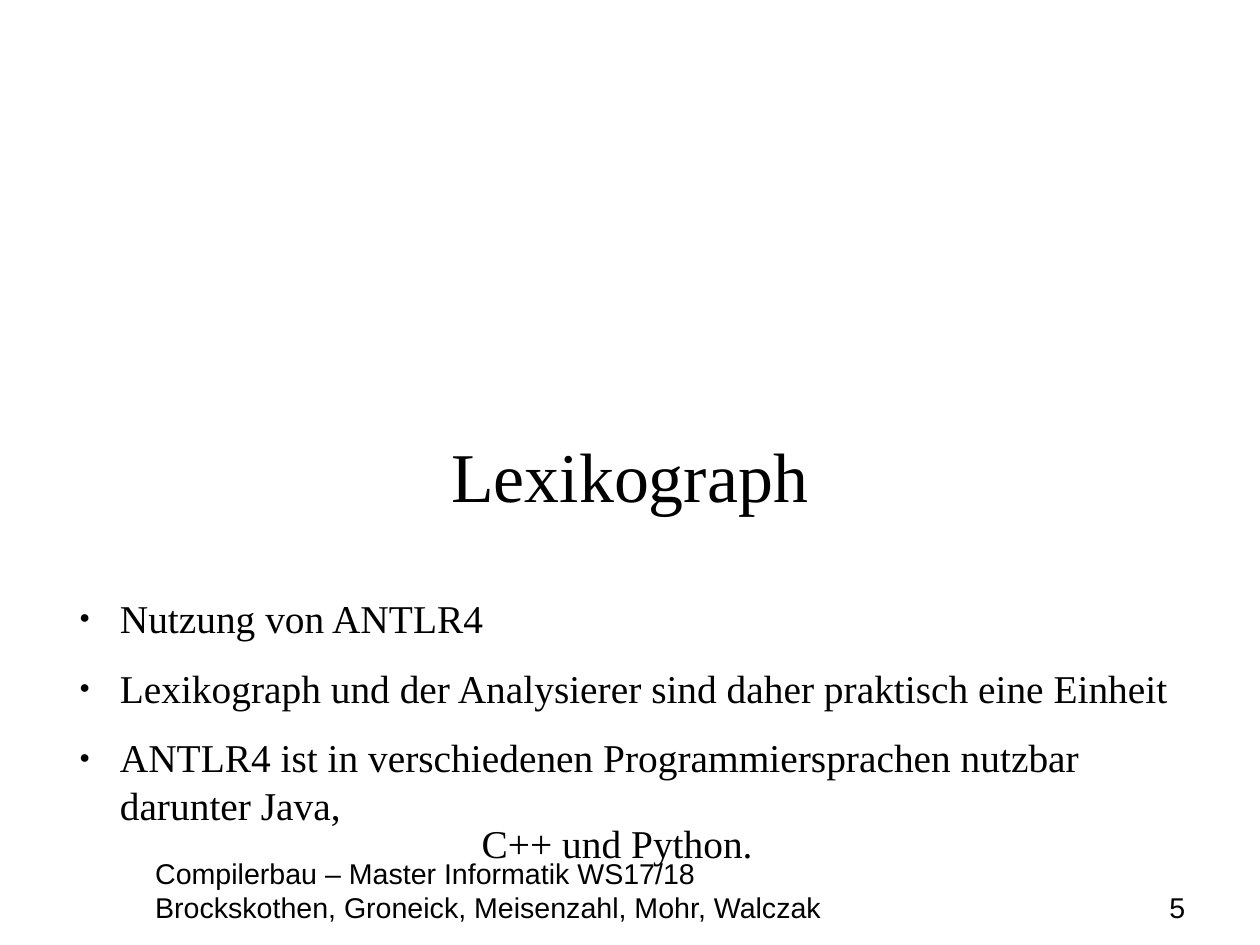
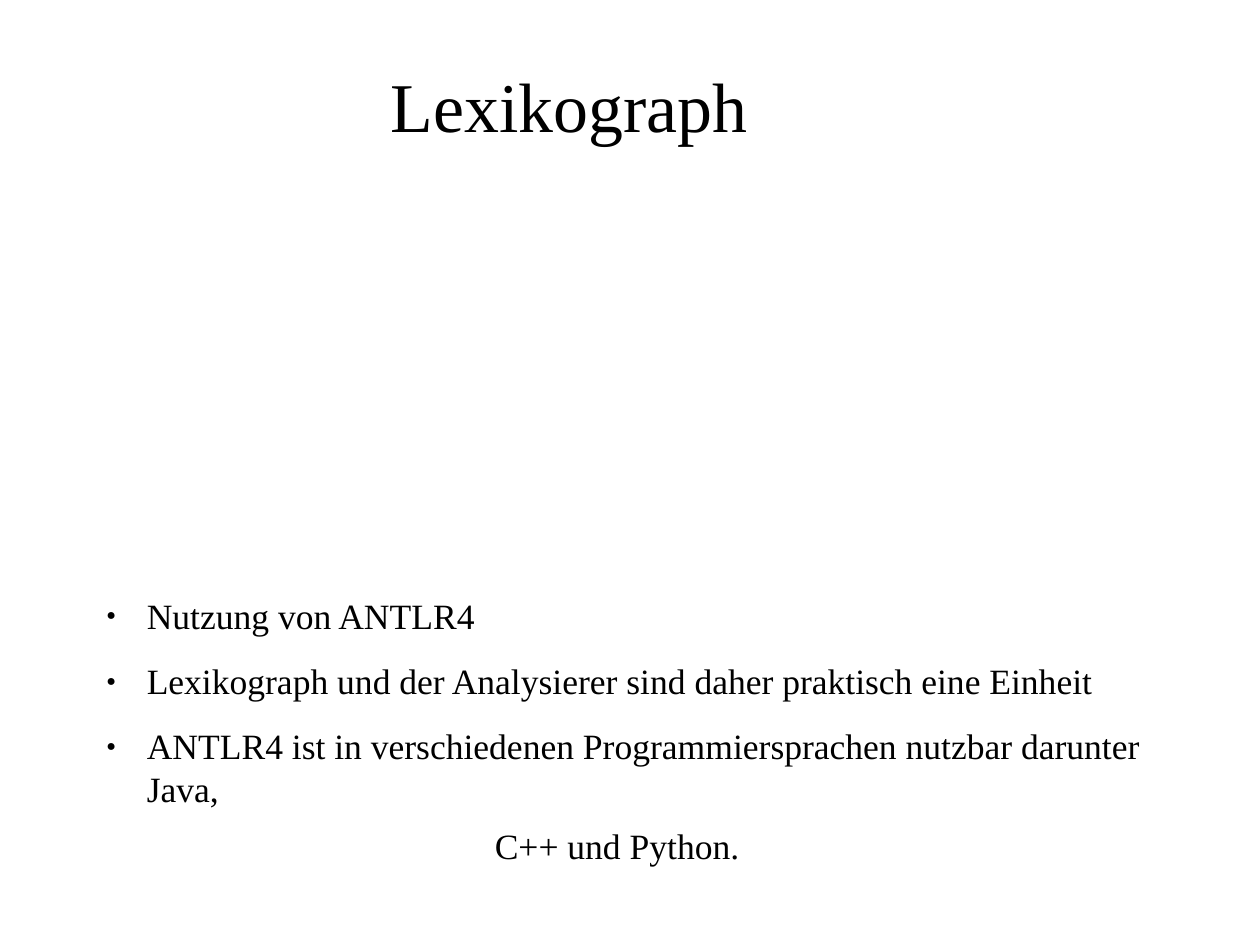
Before and after one commit to MasterInformatikHsBochum/Eine-deutsche-Praesentation, a slide deck: slide 5 of Präsentation.odp. Drawn at 1260x945 pixels with LibreOffice and Linux fonts; fonts in the diff are those of the drawing; background and template pictures are left out. Boxes give left, top, right and bottom in pixels: in the first picture for what was removed or moved away, otherwise in the second. Text is boxed around its words. In the diff, an @@ line names an element or a change of style, - is before the commit and + after.

```diff
--- a/Präsentation.odp
+++ b/Präsentation.odp
@@ title "Lexikograph" moved from (x1=451, y1=453, x2=808, y2=516) to (x1=391, y1=83, x2=748, y2=146) @@
@@ text "Nutzung von ANTLR4" at (x1=147, y1=605, x2=1139, y2=866): size 24.8 to 22.4 pt @@
@@ text removed at (x1=155, y1=862, x2=1185, y2=922) @@
-Compilerbau – Master Informatik WS17/18
-Brockskothen, Groneick, Meisenzahl, Mohr, Walczak 5
```
Also in this commit, not shown: 11 other slides changed, 1 other file.
